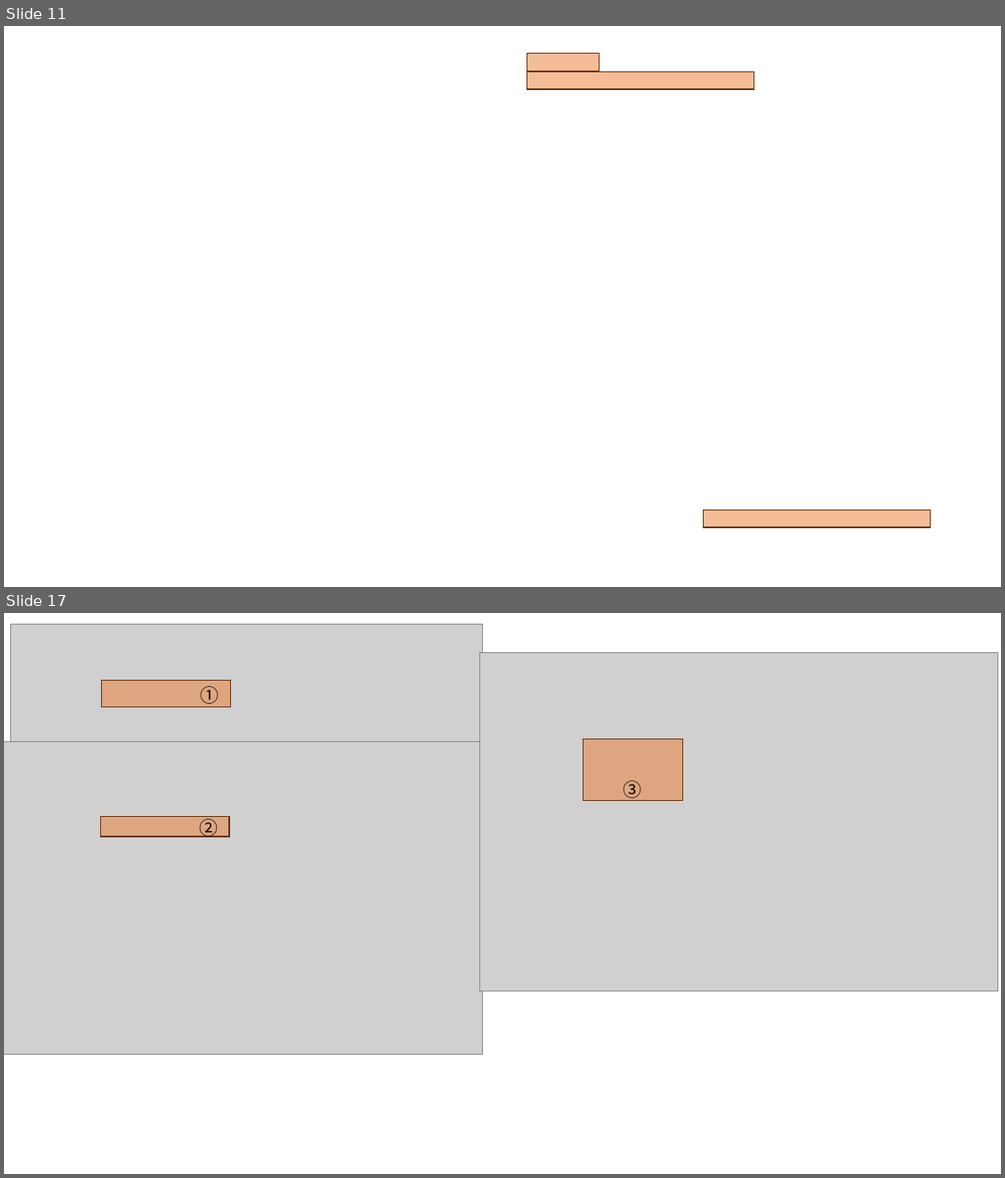
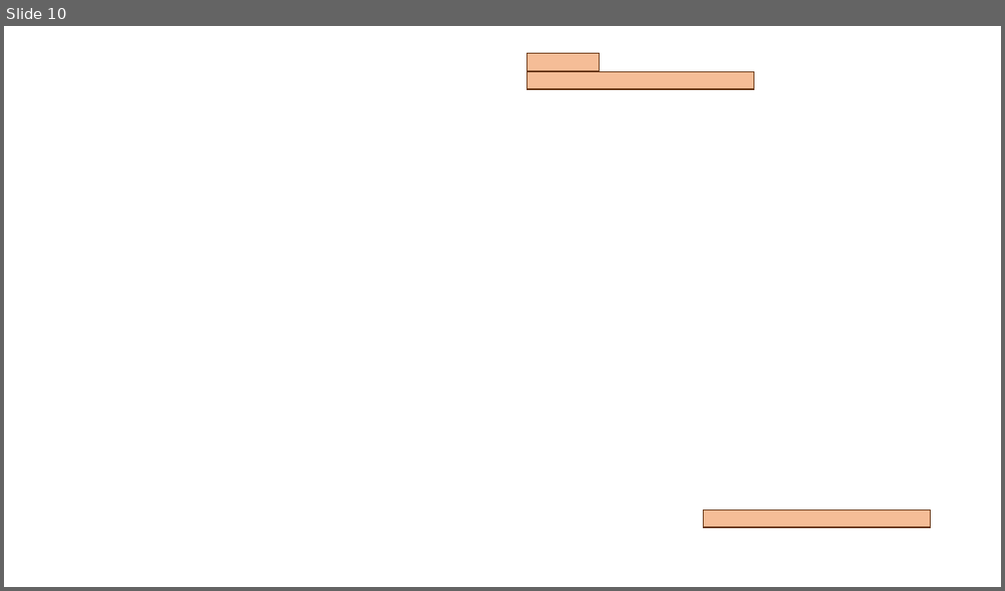
Before and after one commit to MIERUNE/plateau-qgis-plugin, a slide deck: docs/picture/画像生成用.pptx. Shown one above the other, each under a label of ours: slides 11 and 17 before the commit, slide 10 after it; the slides between them are not shown. The pictures are 1005x1178 and 1005x591 pixels, drawn with LibreOffice and Linux fonts; fonts in the diff are those of the drawing; grey boxes stand for pictures; background and template pictures are left out. Boxes give left, top, right and bottom in pixels: in the first picture for what was removed or moved away, otherwise in the second. Text is boxed around its words. In the diff, an @@ line names an element or a change of style, - is before the commit and + after.

```diff
--- a/docs/picture/画像生成用.pptx
+++ b/docs/picture/画像生成用.pptx
@@ slide 17 removed at (4, 613, 1001, 1174), background #FFFFFF @@
@@ picture removed at (11, 624, 483, 925) @@
@@ picture removed at (479, 653, 998, 991) @@
@@ rectangle removed at (101, 681, 230, 706) @@
@@ text removed at (200, 686, 218, 707) @@
-①
@@ picture removed at (4, 742, 483, 1054) @@
@@ rectangle removed at (582, 738, 683, 800) @@
@@ text removed at (623, 780, 642, 801) @@
-③
@@ rectangle removed at (100, 817, 229, 836) @@
@@ text removed at (199, 819, 218, 840) @@
-②
@@ what was slide 11 is now slide 10 @@
```
Also in this commit, not shown: 11 slides changed, 11 slides added, 2 other slides removed.
